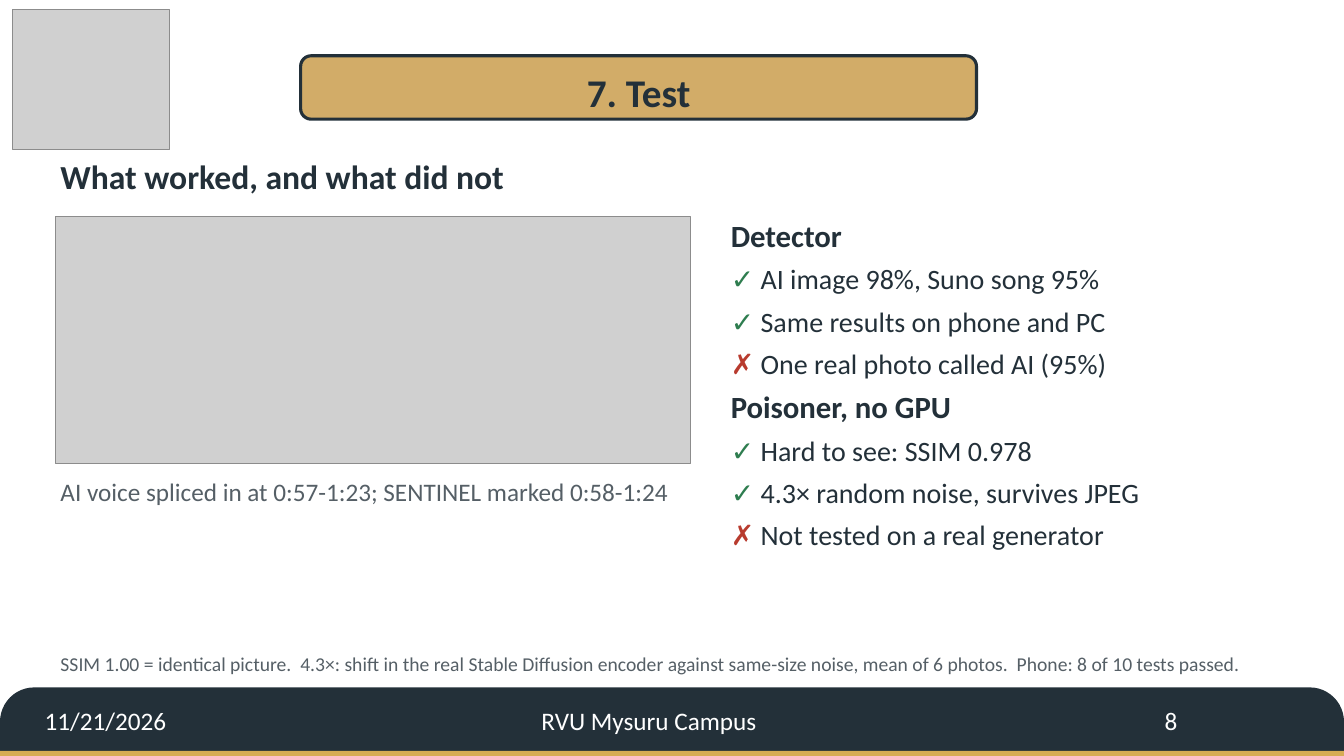
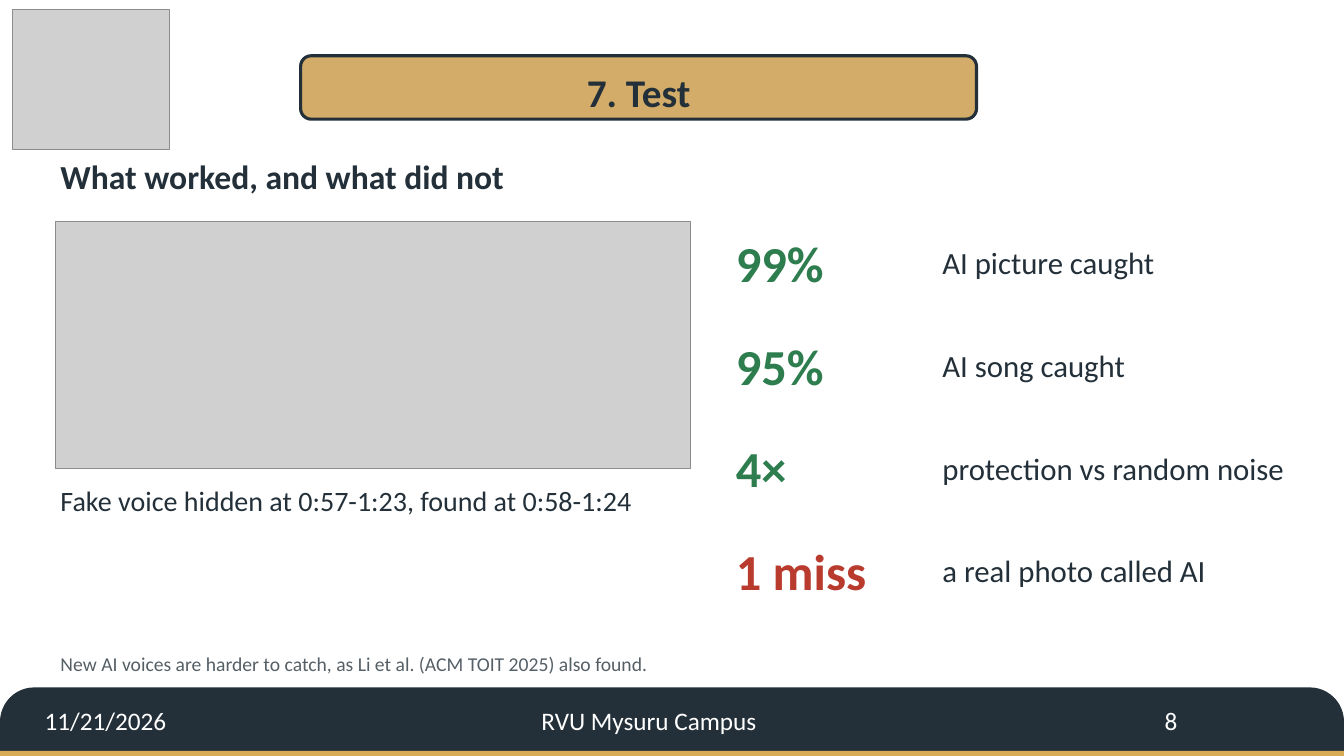
Before and after one commit to YajatGhule/ai-poisoner, a slide deck: slide 8 of sidt/SIDT_Jury_Deck_G14.pptx. Drawn at 1344x756 pixels with LibreOffice and Linux fonts; fonts in the diff are those of the drawing; grey boxes stand for pictures; background and template pictures are left out. Boxes give left, top, right and bottom in pixels: in the first picture for what was removed or moved away, otherwise in the second. Text is boxed around its words. In the diff, an @@ line names an element or a change of style, - is before the commit and + after.

```diff
--- a/sidt/SIDT_Jury_Deck_G14.pptx
+++ b/sidt/SIDT_Jury_Deck_G14.pptx
@@ picture moved from (x1=55, y1=217, x2=691, y2=464) to (x1=55, y1=222, x2=691, y2=469) @@
@@ text removed at (x1=731, y1=227, x2=1139, y2=550) @@
-Detector
-✓ AI image 98%, Suno song 95%
-✓ Same results on phone and PC
-✗ One real photo called AI (95%)
-Poisoner, no GPU
-✓ Hard to see: SSIM 0.978
-✓ 4.3× random noise, survives JPEG
-✗ Not tested on a real generator
@@ text added at (x1=736, y1=247, x2=824, y2=283), 36 pt, text #2E7D4F, bold @@
+99%
@@ text added at (x1=942, y1=252, x2=1154, y2=280), 22 pt, text #233039 @@
+AI picture caught
@@ text added at (x1=736, y1=350, x2=824, y2=386), 36 pt, text #2E7D4F, bold @@
+95%
@@ text added at (x1=942, y1=355, x2=1125, y2=383), 22 pt, text #233039 @@
+AI song caught
@@ text added at (x1=736, y1=454, x2=787, y2=487), 36 pt, text #2E7D4F, bold @@
+4×
@@ text added at (x1=942, y1=458, x2=1284, y2=485), 22 pt, text #233039 @@
+protection vs random noise
@@ text at (x1=60, y1=491, x2=632, y2=515): text changed; size 18 to 20 pt; text colour #555F66 to #233039 @@
-AI voice spliced in at 0:57-1:23; SENTINEL marked 0:58-1:24
+Fake voice hidden at 0:57-1:23, found at 0:58-1:24
@@ text added at (x1=736, y1=554, x2=866, y2=591), 36 pt, text #B83B2E, bold @@
+1 miss
@@ text added at (x1=942, y1=560, x2=1205, y2=587), 22 pt, text #233039 @@
+a real photo called AI
@@ text at (x1=60, y1=657, x2=647, y2=674): text changed @@
-SSIM 1.00 = identical picture. 4.3×: shift in the real Stable Diffusion encoder against same-size noise, mean of 6 photos. Phone: 8 of 10 tests passed.
+New AI voices are harder to catch, as Li et al. (ACM TOIT 2025) also found.
```
Also in this commit, not shown: 8 other slides changed, 1 slide added, 1 slide removed, 8 other files.
